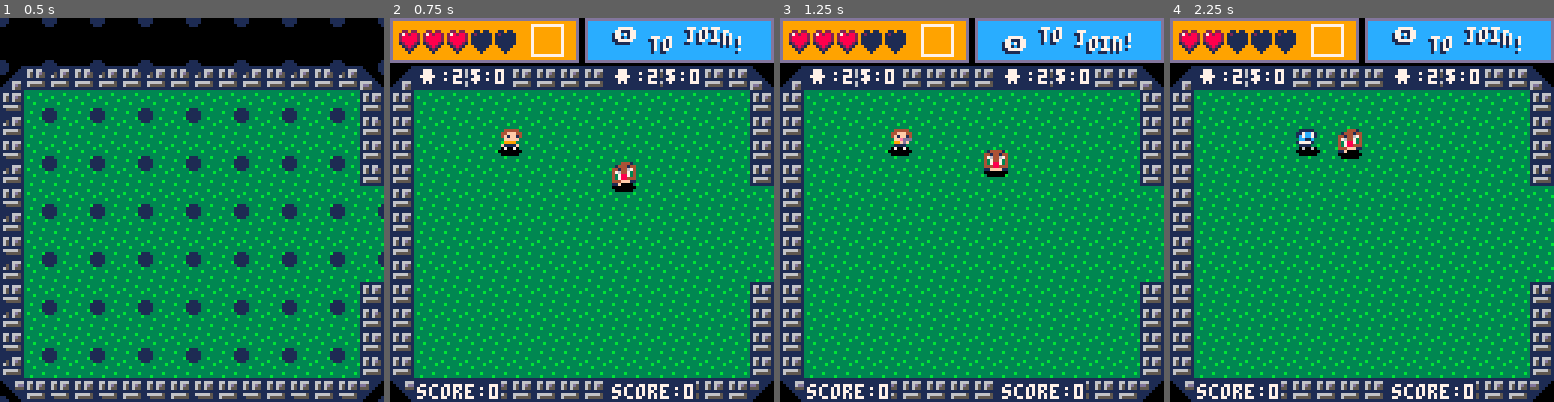
Above: before the commit, frames 1-4 (left to right).
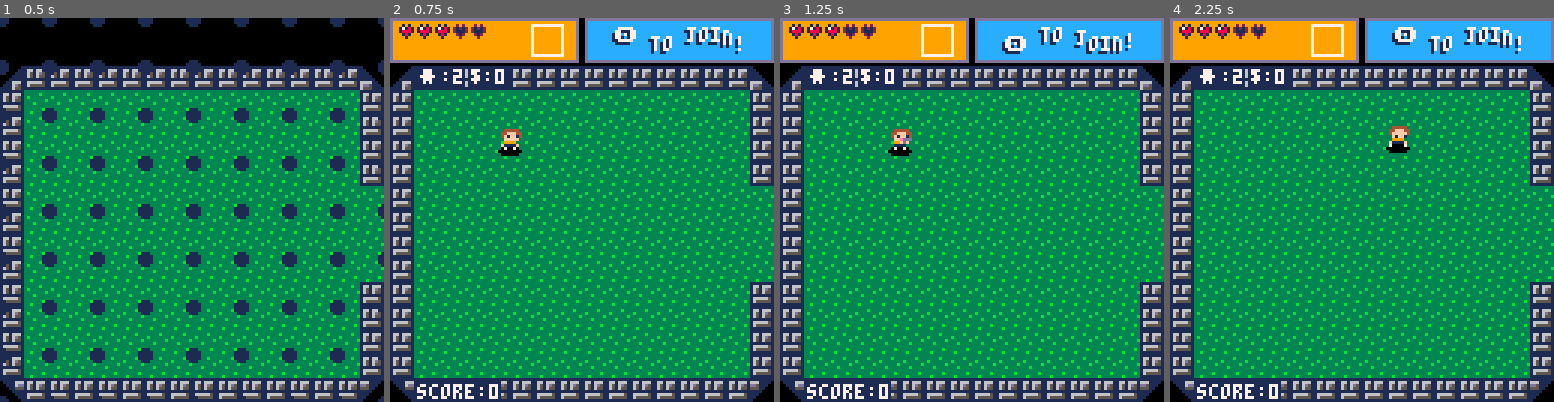
Above: after the commit, the same moments.

Repository: Zerk4112/cutemup
Game: PICO-8 cartridge cutemup.p8
Two runs of this game, one before a commit and one after it. Both use one fixed random seed, a clock stepped at 60 frames per second and the inputs below.
Inputs:
- Up to frame 1 (0.5 s): tap X (X key) at 0.33 s
- Up to frame 2 (0.75 s): tap O (Z key) at 0.7 s
- Up to frame 3 (1.25 s): tap X (X key) at 1.07 s
- Up to frame 4 (2.25 s): hold Right 1.6-2.1 s; tap O (Z key) at 1.7, 2.1 s; tap X (X key) at 1.85 s; hold Up from 2.15 s (still down)

Frame 1 is identical in both runs. In frame 2, 3.5% of the frame differs, in the area x 2-81%, y 1-100%; in frame 3, 3.5%; in frame 4, 4.1%.

Commit message:
Make new Heart sprite for Scoreboard

Diff:
--- a/cutemup.p8
+++ b/cutemup.p8
@@ -14,7 +14,7 @@
 	menuitem(2,"toggle debug", function() debug = not debug end)
 	init_scenes()
 	ai_steer_spd=0.070
-	max_ents=1
+	max_ents=0
 	aroutines={}
 	drigs = {}
 	routines={}
@@ -918,24 +918,24 @@
 		rectfill(p.sx, p.sy, p.sx+60,p.sy+14, sc)
 		rect(p.sx-1, p.sy, p.sx+61,p.sy+14, 13)
 		if p.act then
-			local shp=128
+			local shp=158
 			local sox=2
 			for i=1,p.stats.max_hp do
-				if (i>p.stats.hp) shp=140
-				spr(shp,p.sx+sox,p.sy+4)
-				sox+=8
+				if (i>p.stats.hp) shp=159
+				spr(shp,p.sx+sox,p.sy+2)
+				sox+=6
 			end
 			rect(p.sx+46, p.sy+2, p.sx+56,p.sy+12, 7)
-
+			print('\#1웃:'..p.stats.lives,p.sx+8, p.sy+17,7)
+		print('\#1$:'..p.stats.coin,p.sx+26, p.sy+17,7)
+
+		print('\#1score:'..p.stats.score,p.sx+8, p.sy+122,7)
 		else
 			-- print('\#1웃:'..p.stats.lives,p.sx+2, p.sy+16,7)
 
 			hor_wave_print("🅾️  to join!",p.sx+5,p.sy+5,7,2,t(),1.5)
 		end
-		print('\#1웃:'..p.stats.lives,p.sx+8, p.sy+17,7)
-		print('\#1$:'..p.stats.coin,p.sx+26, p.sy+17,7)
-
-		print('\#1score:'..p.stats.score,p.sx+8, p.sy+122,7)
+
 	end,1,true)
 	add(routines, ur)
 
@@ -1260,11 +1260,11 @@
 01282100002820000082800000282000012821000021200000128000002120000121210000212000001210000021200001111100001110000011100000111000
 00121000001210000021200000121000001210000012100000212000001210000012100000121000002120000012100000111000001110000011100000111000
 00010000000100000001000000010000000100000001000000010000000100000001000000010000000100000001000000010000000100000001000000010000
-0022220000022000000220000002200000111100000110000001100000011000001110000011100000111000001110000007a900144444410000000000000000
-0277772000277200002772000027720001eeee10001ee100001ee100001ee10000171000001b10000017100000171000000a22004ffffff20000000000000000
-27aaaa92027aa920002aa200029aa7201e88882101e882100018810001288e10001b10000017100000171000001710000007a9004f1111f20000000000000000
-27aaaa92027aa920002aa200029aa7201e88882101e882100018810001288e1001b7b10001b7b10001b7b10001bbb100000a22004ffffff20000000000000000
-27aaaa92027aa920002aa200029aa7201e88882101e882100018810001288e10137bb310137bb31013bbb310137bb310007aaa004f11f1f20000000000000000
+0022220000022000000220000002200000111100000110000001100000011000001110000011100000111000001110000007a900144444410101000002020000
+0277772000277200002772000027720001eeee10001ee100001ee100001ee10000171000001b10000017100000171000000a22004ffffff21718100021212000
+27aaaa92027aa920002aa200029aa7201e88882101e882100018810001288e10001b10000017100000171000001710000007a9004f1111f21888100021112000
+27aaaa92027aa920002aa200029aa7201e88882101e882100018810001288e1001b7b10001b7b10001b7b10001bbb100000a22004ffffff20181000002120000
+27aaaa92027aa920002aa200029aa7201e88882101e882100018810001288e10137bb310137bb31013bbb310137bb310007aaa004f11f1f20010000000200000
 27aaaa92027aa920002aa200029aa7201e88882101e882100018810001288e1013bb331013bb331013bb331013bb3310092222904ffffff20000000000000000
 02999920002992000029920000299200012222100012210000122100001221001333331013333310133333101333331002999920122222210000000000000000
 00222200000220000002200000022000001111000001100000011000000110000111110001111100011111000111110000222200000420000000000000000000
@@ -1448,7 +1448,7 @@
 
 __gff__
 0000000000000000000000000000000000000000000000000000000000000000000000000000000000000000000000000000000000000000000000000000000000000000000000000000000000000001000000000000000000000000000000010000010000000000000001010101010100000000010101000000000000000000
-0000000000000000000000000000000100000000000001000000000000000001000001000000000000000101010101010000000001010100000000000000000000000000000000000000000000000000000000000000010101000001010101010000000000000101010001010101010100000000000001010100010101010000
+0000000000000000000000000000000100000000000001000000000000000000000001000000000000000101010101010000000001010100000000000000000000000000000000000000000000000000000000000000010101000001010101010000000000000101010001010101010100000000000001010100010101010000
 __map__
 00000000000000000000000000000000dedddddddddddddddddddddddddddddf000000000000000000000000000000000000000000000000000000000000000000000000000000000000000000000000000000000000000000000000000000000000000000000000000000000000000000000000000000000000000000000000
 00000000000000000000000000000000ddd9d9d9d9d9d9d9d9d9d9d9d9d9d9dd000000000000000000000000000000000000000000000000000000000000000000000000000000000000000000000000000000000000000000000000000000000000000000000000000000000000000000000000000000000000000000000000
